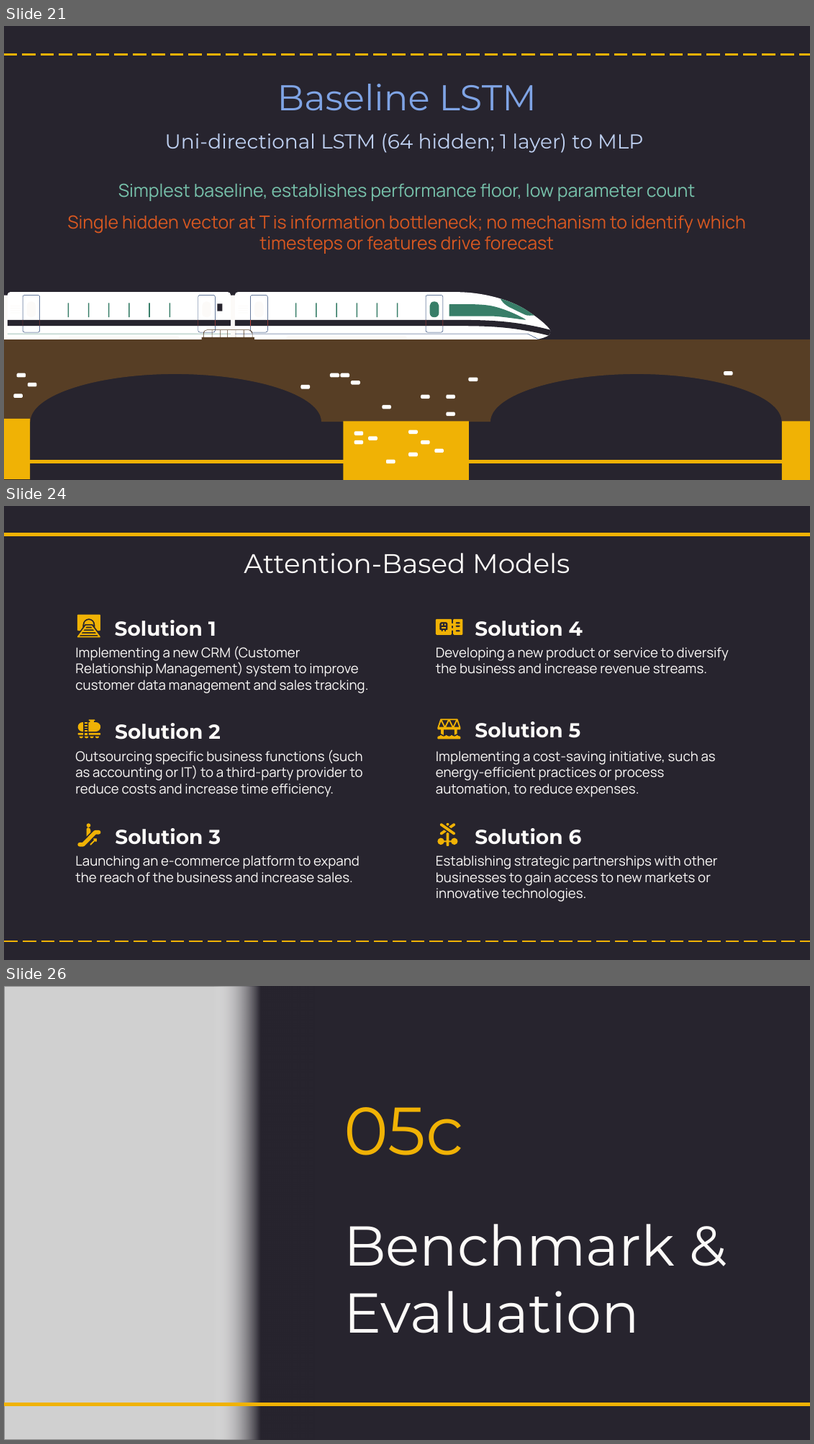
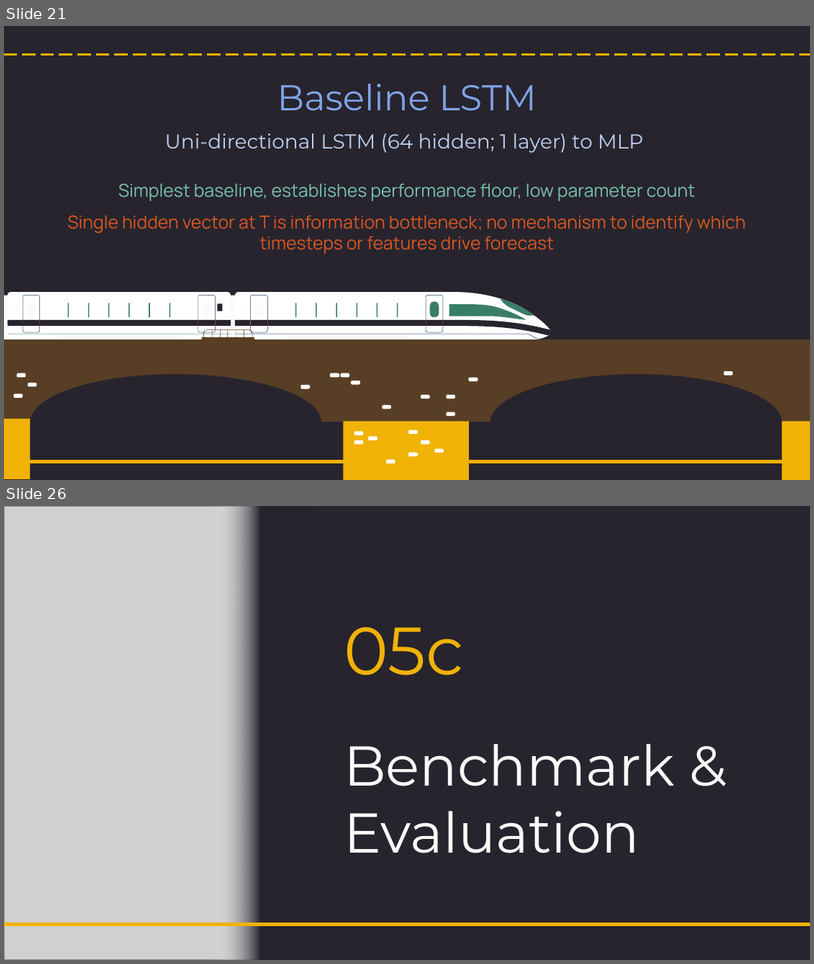
Before and after one commit to NightfuryEquinn/Ridership, a slide deck: docs/24202141_yipzixian_p1_presentation_revised.pptx. Shown one above the other, each under a label of ours: slides 21, 24 and 26 before the commit, slides 21 and 26 after it; the slides between them are not shown. The pictures are 814x1444 and 814x964 pixels, drawn with LibreOffice and Linux fonts; fonts in the diff are those of the drawing; grey boxes stand for pictures. Boxes give left, top, right and bottom in pixels: in the first picture for what was removed or moved away, otherwise in the second. Text is boxed around its words. In the diff, an @@ line names an element or a change of style, - is before the commit and + after.

```diff
--- a/docs/24202141_yipzixian_p1_presentation_revised.pptx
+++ b/docs/24202141_yipzixian_p1_presentation_revised.pptx
@@ slide 24 removed at [4,506,810,960], background #27242E @@
@@ line removed from (4, 534) to (810, 534) @@
@@ text removed at [244,553,570,573] @@
-Attention-Based Models
@@ freeform shape removed at [77,626,100,638] @@
@@ freeform shape removed at [77,614,100,630] @@
@@ freeform shape removed at [84,620,93,626] @@
@@ subtitle removed at [115,620,216,636] @@
-Solution 1
@@ group removed at [436,619,463,635]: 4 freeform shapes @@
@@ subtitle removed at [475,620,583,636] @@
-Solution 4
@@ subtitle removed at [75,646,369,693] @@
-Implementing a new CRM (Customer Relationship Management) system to improve customer data management and sales tracking.
@@ subtitle removed at [436,647,729,674] @@
-Developing a new product or service to diversify the business and increase revenue streams.
@@ freeform shape removed at [438,719,461,735] @@
@@ subtitle removed at [475,721,581,738] @@
-Solution 5
@@ group removed at [77,720,100,737]: 13 freeform shapes @@
@@ subtitle removed at [115,723,221,739] @@
-Solution 2
@@ freeform shape removed at [438,735,461,739] @@
@@ subtitle removed at [75,749,363,797] @@
-Outsourcing specific business functions (such as accounting or IT) to a third-party provider to reduce costs and increase time efficiency.
@@ subtitle removed at [436,751,716,797] @@
-Implementing a cost-saving initiative, such as energy-efficient practices or process automation, to reduce expenses.
@@ group removed at [77,823,100,847]: 4 freeform shapes @@
@@ subtitle removed at [115,828,221,844] @@
-Solution 3
@@ group removed at [438,823,458,846]: 5 freeform shapes @@
@@ subtitle removed at [475,828,582,844] @@
-Solution 6
@@ subtitle removed at [75,855,360,883] @@
-Launching an e-commerce platform to expand the reach of the business and increase sales.
@@ subtitle removed at [436,855,718,901] @@
-Establishing strategic partnerships with other businesses to gain access to new markets or
-innovative technologies.
@@ line removed from (4, 942) to (810, 942) @@
```
Also in this commit, not shown: 3 slides changed, 2 slides added, 1 other slide removed, 41 other files.
